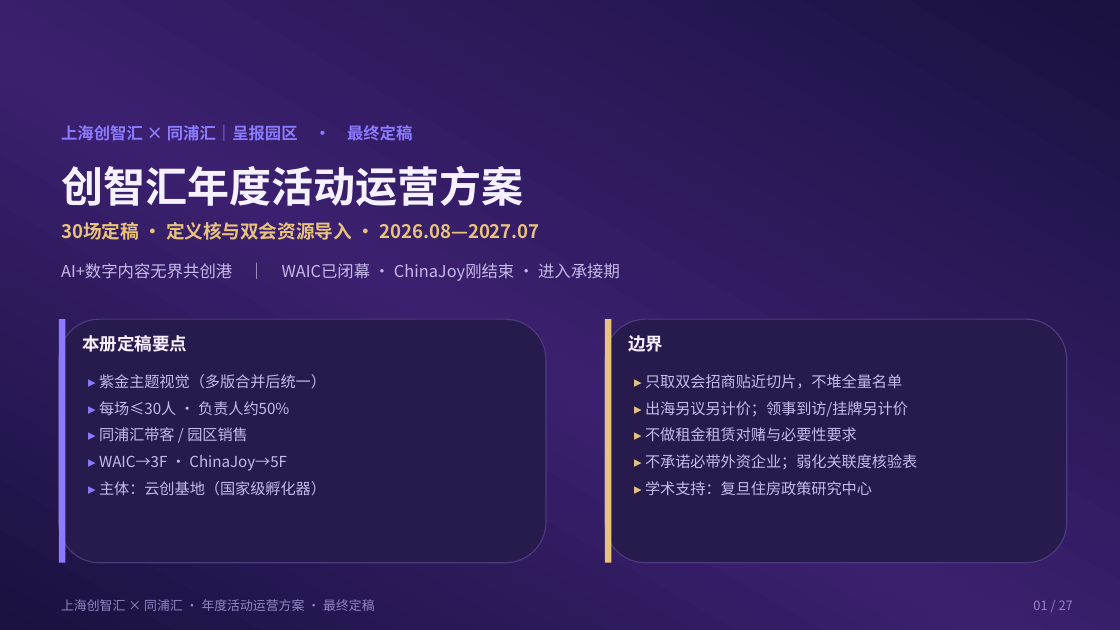
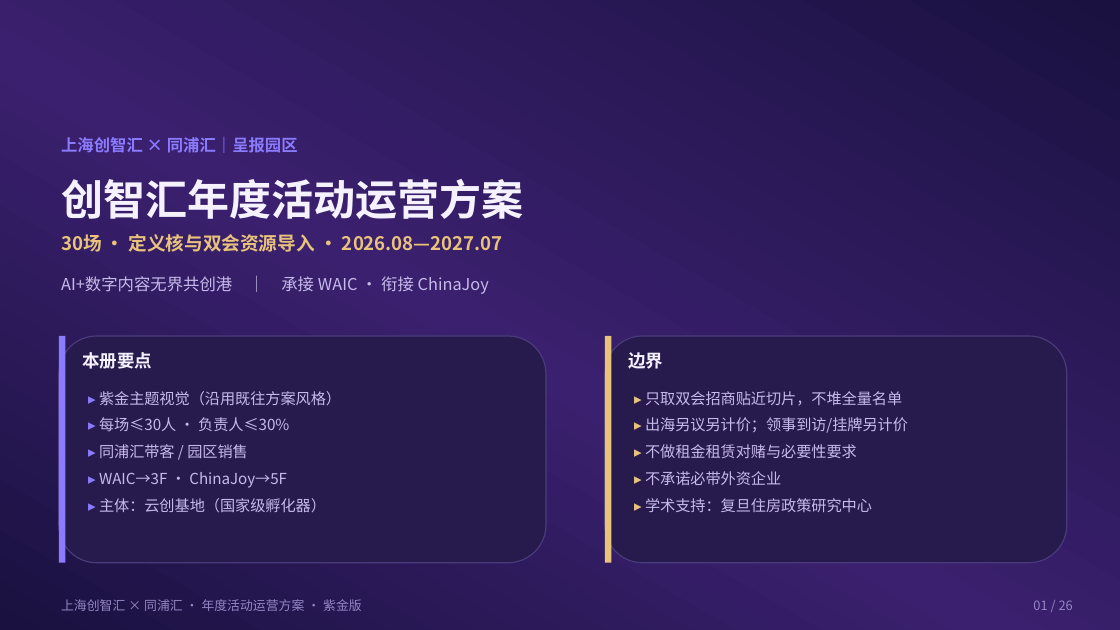
Before and after one commit to hujigang2010-maker/AIDEN, a slide deck: slide 1 of proposal/chuangzhihui-30-events-waic-cj-fuse.pptx. Drawn at 1120x630 pixels with LibreOffice and Linux fonts; fonts in the diff are those of the drawing. Boxes give left, top, right and bottom in pixels: in the first picture for what was removed or moved away, otherwise in the second. Text is boxed around its words. In the diff, an @@ line names an element or a change of style, - is before the commit and + after.

```diff
--- a/proposal/chuangzhihui-30-events-waic-cj-fuse.pptx
+++ b/proposal/chuangzhihui-30-events-waic-cj-fuse.pptx
@@ text at [61, 137, 298, 153]: text changed @@
-上海创智汇 × 同浦汇｜呈报园区 · 最终定稿
+上海创智汇 × 同浦汇｜呈报园区
@@ text "创智汇年度活动运营方案": place and size @@
-text "创智汇年度活动运营方案" at [61, 166, 523, 206]
+text "创智汇年度活动运营方案" at [61, 179, 523, 219]
@@ text at [61, 234, 503, 252]: text changed @@
-30场定稿 · 定义核与双会资源导入 · 2026.08—2027.07
+30场 · 定义核与双会资源导入 · 2026.08—2027.07
@@ text at [61, 276, 489, 294]: text changed @@
-AI+数字内容无界共创港 ｜ WAIC已闭幕 · ChinaJoy刚结束 · 进入承接期
+AI+数字内容无界共创港 ｜ 承接 WAIC · 衔接 ChinaJoy
@@ rounded rectangle: place and size @@
-rounded rectangle at [59, 319, 546, 563]
+rounded rectangle at [59, 336, 546, 563]
@@ rectangle: place and size @@
-rectangle at [59, 319, 66, 563]
+rectangle at [59, 336, 66, 563]
@@ text at [82, 352, 152, 369]: text changed @@
-本册定稿要点
+本册要点
@@ rounded rectangle: place and size @@
-rounded rectangle at [605, 319, 1067, 563]
+rounded rectangle at [605, 336, 1067, 563]
@@ rectangle: place and size @@
-rectangle at [605, 319, 612, 563]
+rectangle at [605, 336, 612, 563]
@@ text "边界": place and size @@
-text "边界" at [628, 335, 663, 352]
+text "边界" at [628, 352, 663, 369]
@@ text "▸ 紫金主题视觉（沿用既往方案风格）": place and size @@
-text "▸ 紫金主题视觉（沿用既往方案风格）" at [99, 374, 326, 496]
+text "▸ 紫金主题视觉（沿用既往方案风格）" at [99, 391, 341, 513]
@@ text "▸ 只取双会招商贴近切片，不堆全量名单": place and size @@
-text "▸ 只取双会招商贴近切片，不堆全量名单" at [645, 374, 917, 495]
+text "▸ 只取双会招商贴近切片，不堆全量名单" at [645, 391, 908, 512]
@@ text at [99, 391, 341, 431]: text changed @@
-▸ 紫金主题视觉（多版合并后统一）
-▸ 每场≤30人 · 负责人约50%
+▸ 紫金主题视觉（沿用既往方案风格）
+▸ 每场≤30人 · 负责人≤30%
@@ text at [645, 471, 781, 485]: text changed @@
-▸ 不承诺必带外资企业；弱化关联度核验表
+▸ 不承诺必带外资企业
@@ text at [61, 599, 362, 611]: text changed @@
-上海创智汇 × 同浦汇 · 年度活动运营方案 · 最终定稿
+上海创智汇 × 同浦汇 · 年度活动运营方案 · 紫金版
@@ text at [1033, 600, 1073, 610]: text changed @@
-01 / 27
+01 / 26
```
Also in this commit, not shown: 25 other slides changed, 1 slide removed, 45 other files.
